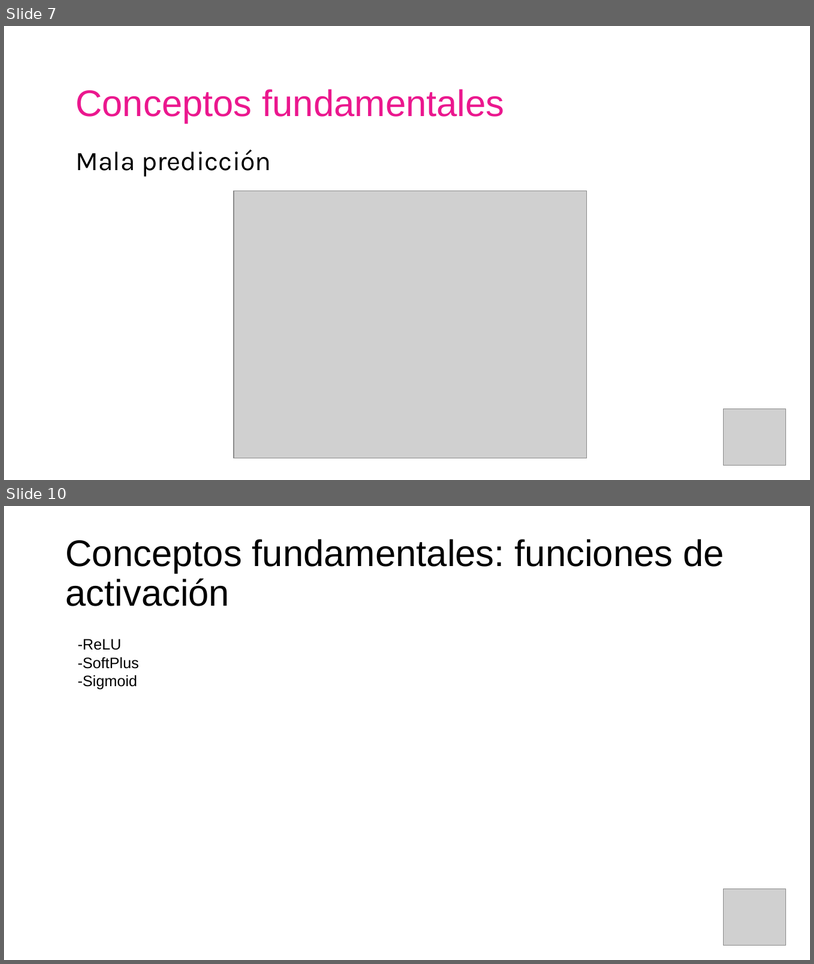
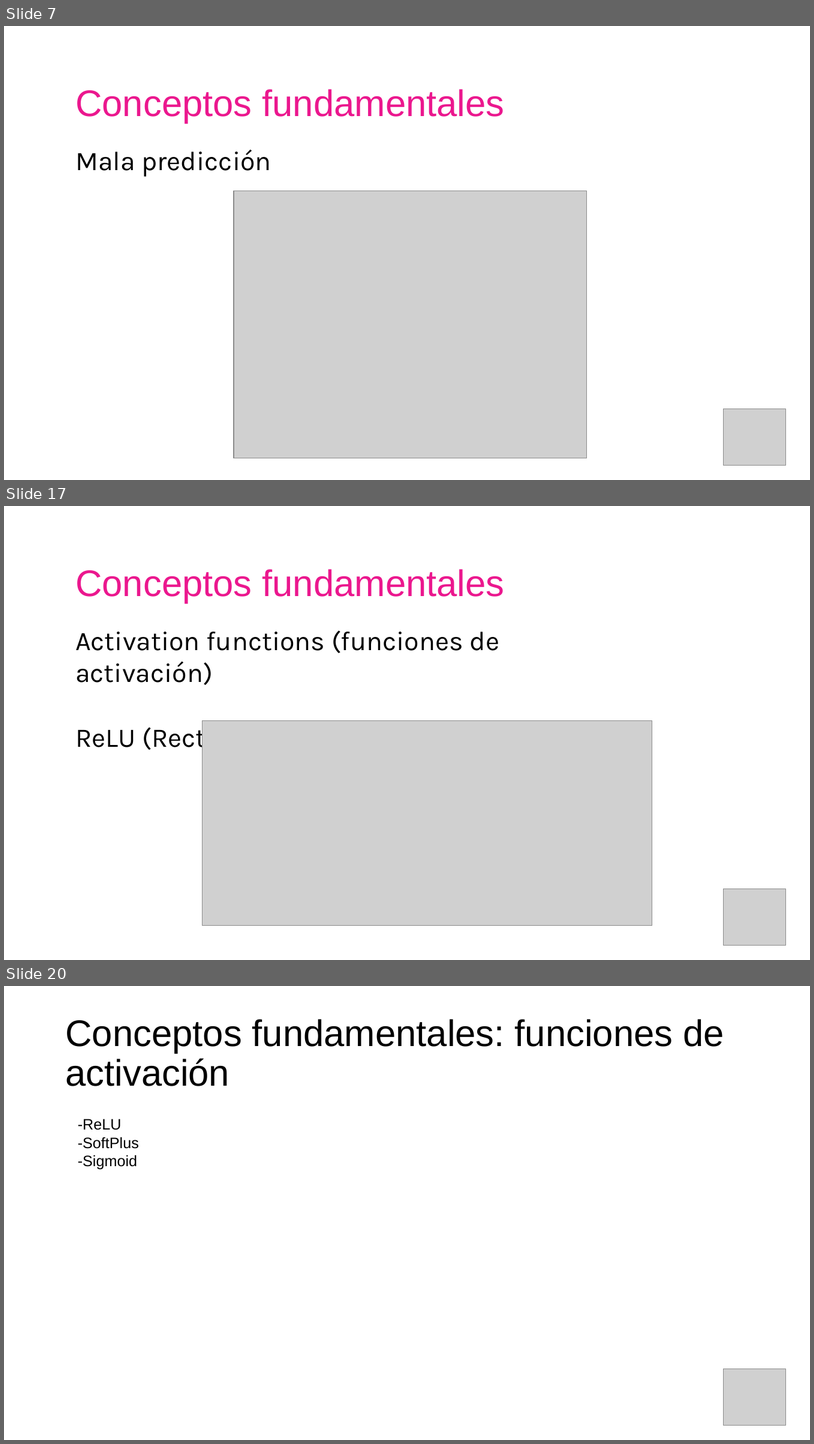
Before and after one commit to AISC-Madrid/workshop-materials, a slide deck: Neural Networks/Slides.pptx. Shown one above the other, each under a label of ours: slides 7 and 10 before the commit, slides 7, 17 and 20 after it; the slides between them are not shown. The pictures are 814x964 and 814x1444 pixels, drawn with LibreOffice and Linux fonts; fonts in the diff are those of the drawing; grey boxes stand for pictures. Boxes give left, top, right and bottom in pixels: in the first picture for what was removed or moved away, otherwise in the second. Text is boxed around its words. In the diff, an @@ line names an element or a change of style, - is before the commit and + after.

```diff
--- a/Neural Networks/Slides.pptx
+++ b/Neural Networks/Slides.pptx
@@ slide 17 added at bbox=[4, 506, 810, 960], background #FFFFFF @@
@@ text added at bbox=[75, 569, 505, 603], 44 pt, text #EB178E @@
+Conceptos fundamentales
@@ text added at bbox=[75, 630, 500, 754], 32 pt, text #000000 @@
+Activation functions (funciones de activación)
+ReLU (Rectified Linear Unit)
@@ picture added at bbox=[203, 721, 653, 925] @@
@@ picture added at bbox=[724, 889, 786, 945] @@
@@ what was slide 10 is now slide 20 @@
```
Also in this commit, not shown: 2 slides changed, 9 other slides added, 10 other files.
